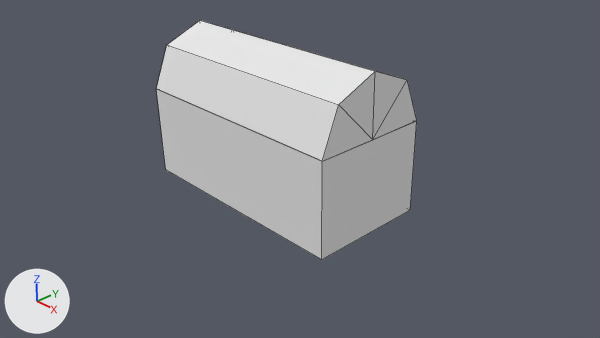
A saved change to the Blender file Assets/Models/ToyChest.blend.
The view is the same before and after, from the file's camera 'Camera'. Arrows for +X, +Y and +Z are at lower left; the lights stay in place. Mesh edges are drawn as thin lines.

Names of what the first picture shows: 'Chest_bottom', 'Chest_top'.
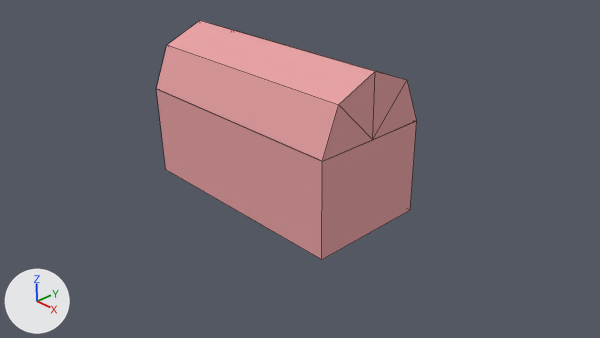
What differs and where, as boxes [x1, y1, x2, y2] in the pictures (600 x 338 px):
'Chest_bottom', recoloured (white to pink)
    both: [157, 89, 417, 259]
'Chest_top', recoloured (white to pink)
    both: [157, 21, 417, 161]

The change in detail:
Material 'ToyChest' (mat_toychest) is new.
Its base color is (0.8, 0.363, 0.373) (pink #e7a2a4).
me_cube_001 has 12 vertices, 12 faces and spans x -2.01..2.01, y -1.0..1.0, z 1.59..2.59.
me_cube_001 no longer uses material mat_material (white #e7e7e7).
me_cube_001 now uses material mat_toychest (pink #e7a2a4).
me_cube has 16 vertices, 14 faces and spans x -2.01..2.01, y -1.0..1.0, z 0.05..1.59.
me_cube no longer uses material mat_material (white #e7e7e7).
me_cube now uses material mat_toychest (pink #e7a2a4).
